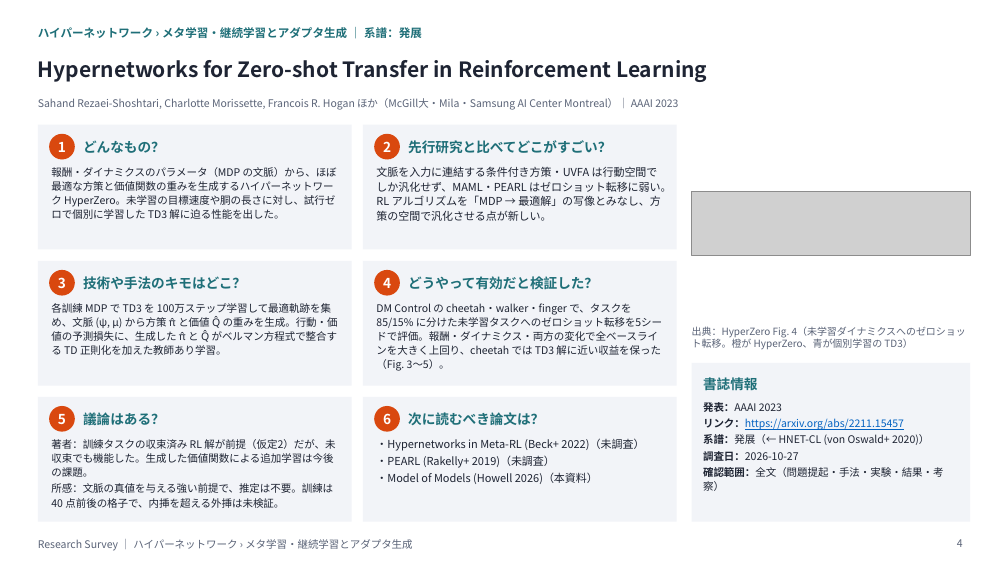
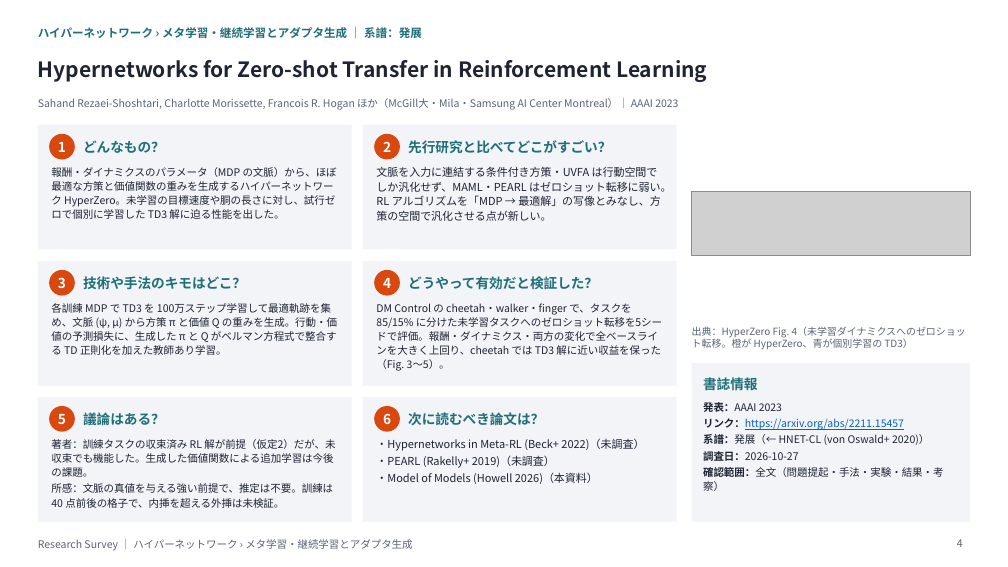
Before and after one commit to create-alt/researches, a slide deck: slide 4 of task-adaptation/task-adaptation.pptx. Drawn at 1008x567 pixels with LibreOffice and Linux fonts; fonts in the diff are those of the drawing; grey boxes stand for pictures. Boxes give left, top, right and bottom in pixels: in the first picture for what was removed or moved away, otherwise in the second. Text is boxed around its words. In the diff, an @@ line names an element or a change of style, - is before the commit and + after.

```diff
--- a/task-adaptation/task-adaptation.pptx
+++ b/task-adaptation/task-adaptation.pptx
@@ text at [51, 303, 337, 355]: text changed @@
-各訓練 MDP で TD3 を 100万ステップ学習して最適軌跡を集め、文脈 (ψ, μ) から方策 π̂ と価値 Q̂ の重みを生成。行動・価値の予測損失に、生成した π̂ と Q̂ がベルマン方程式で整合する TD 正則化を加えた教師あり学習。
+各訓練 MDP で TD3 を 100万ステップ学習して最適軌跡を集め、文脈 (ψ, μ) から方策 π と価値 Q の重みを生成。行動・価値の予測損失に、生成した π と Q がベルマン方程式で整合する TD 正則化を加えた教師あり学習。
```
Also in this commit, not shown: 5 other files.
